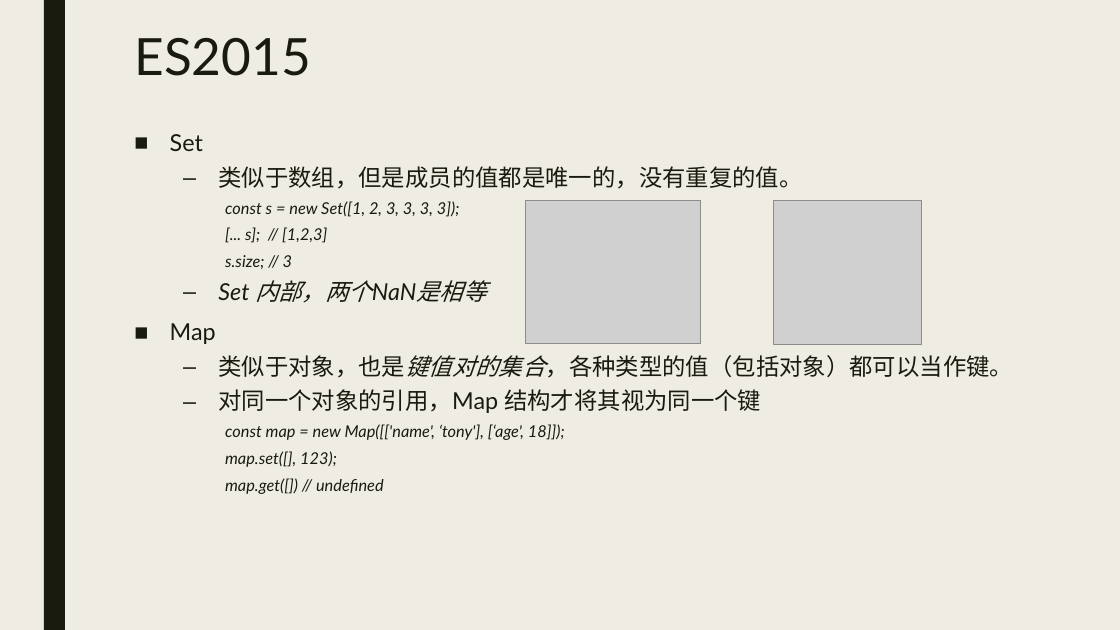
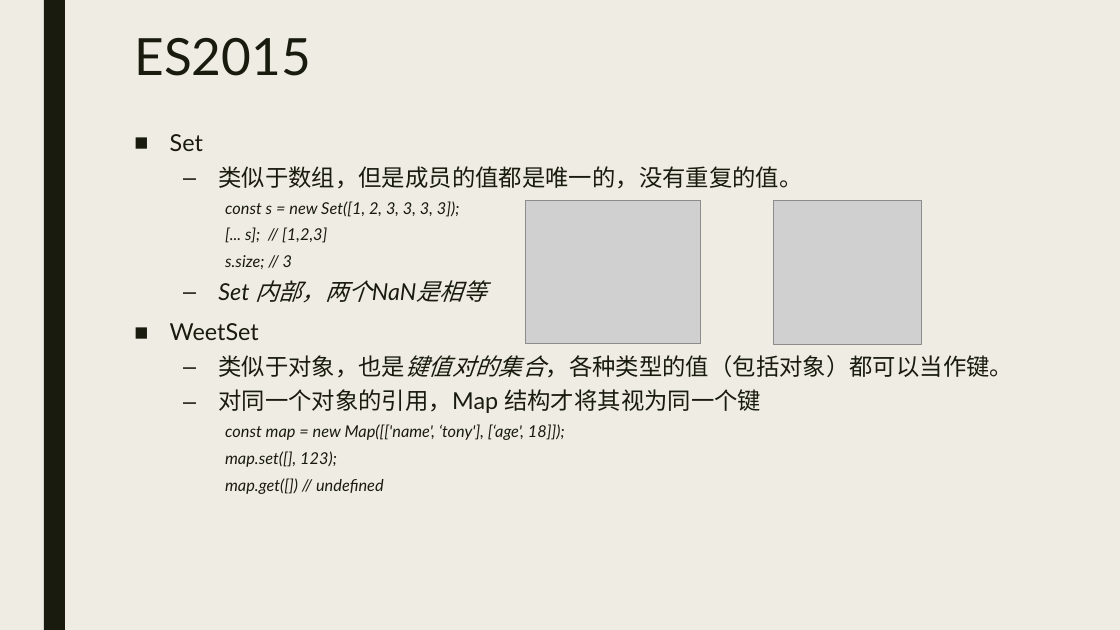
Before and after one commit to wflonglong/wflonglong.github.io, a slide deck: slide 11 of source/ppt/ES6.pptx. Drawn at 1120x630 pixels with LibreOffice and Linux fonts; fonts in the diff are those of the drawing; grey boxes stand for pictures. Boxes give left, top, right and bottom in pixels: in the first picture for what was removed or moved away, otherwise in the second. Text is boxed around its words. In the diff, an @@ line names an element or a change of style, - is before the commit and + after.

```diff
--- a/source/ppt/ES6.pptx
+++ b/source/ppt/ES6.pptx
@@ text at [170,323,259,340]: text changed @@
-■ Map
+■ WeetSet
```
Also in this commit, not shown: 1 other slide changed, 2 slides added.
